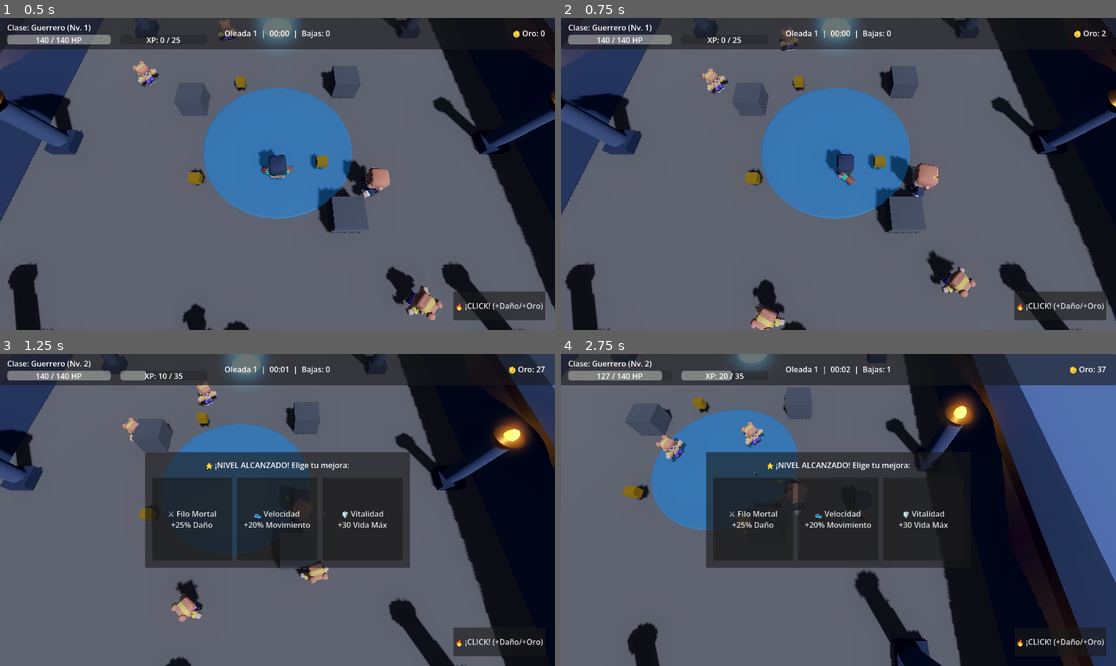
Above: before the commit, frames 1-4 (two rows, left to right).
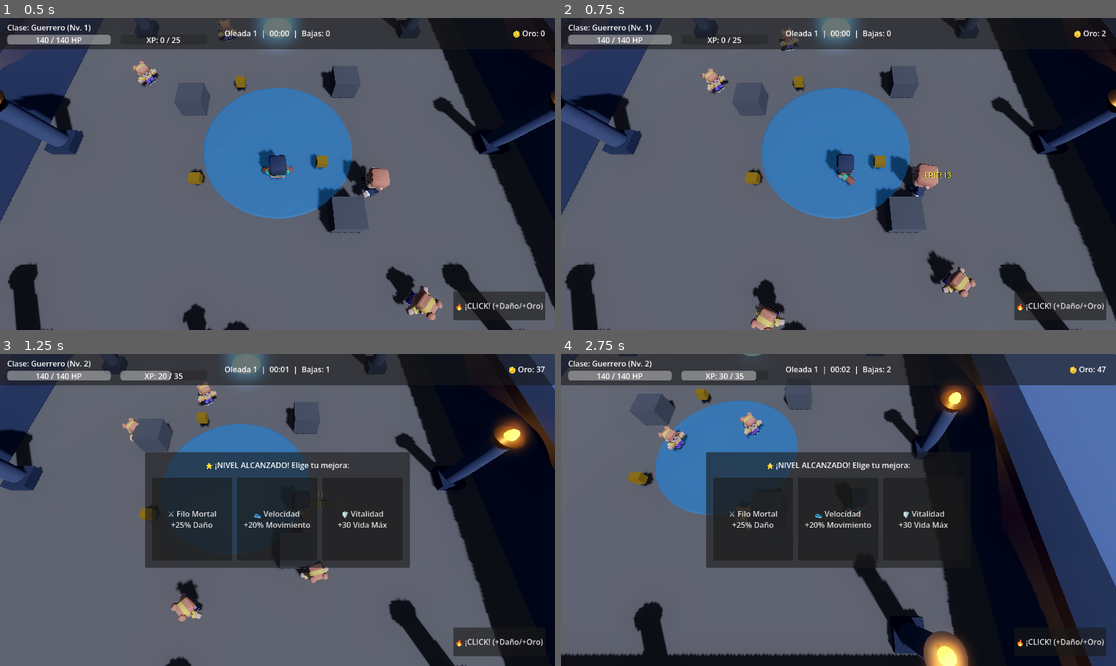
Above: after the commit, the same moments.

Repository: Project-Duplaa/Click-the-button-3D
Game: Godot game, scene res://main.tscn
The game is run twice, just before and just after one commit, with the same random seed, the same clock (stepped at 60 frames per second) and the same inputs.
Inputs (mouse positions are in pixels of both pictures, inside the frame that each line leads up to):
- Up to frame 1 (0.5 s): no input
- Up to frame 2 (0.75 s): move the mouse to (960, 158) at 0.52 s; hold D (move_right) from 0.53 s (still down); hold Shift (correr) from 0.53 s (still down); click (960, 158) at 0.67 s
- Up to frame 3 (1.25 s): keep holding D (move_right); keep holding Shift (correr)
- Up to frame 4 (2.75 s): move the mouse to (727, 525) at 1.27 s; release D (move_right) at 1.28 s; release Shift (correr) at 1.28 s; hold S (move_down) 1.28-2.03 s; tap Shift (correr) at 1.35 s; move the mouse to (894, 441) at 2.02 s; hold D (move_right) from 2.03 s (still down); hold Shift (correr) from 2.03 s (still down)

Frame 1 is identical in both runs. In frame 2, less than 0.1% of the frame differs, in the area x 65-71%, y 49-52%; in frame 3, 0.2%; in frame 4, 11%, in the area x 0-100%, y 0-100%.
Error before the commit: Parse Error: Cannot find member "TRANS_OUT" in base "Tween". (res://damage_number_3d.gd:33)

Commit message:
Correccion de Tween.TRANS_CUBIC en damage_number_3d para evitar cierre al iniciar

Diff:
--- a/damage_number_3d.gd
+++ b/damage_number_3d.gd
@@ -30,7 +30,7 @@
 	var offset_x = randf_range(-0.4, 0.4)
 	var offset_z = randf_range(-0.4, 0.4)
 
-	tw.tween_property(self, "position:y", final_y, 0.75).set_trans(Tween.TRANS_OUT).set_ease(Tween.EASE_OUT)
+	tw.tween_property(self, "position:y", final_y, 0.75).set_trans(Tween.TRANS_CUBIC).set_ease(Tween.EASE_OUT)
 	tw.tween_property(self, "position:x", position.x + offset_x, 0.75).set_trans(Tween.TRANS_QUAD).set_ease(Tween.EASE_OUT)
 	tw.tween_property(self, "position:z", position.z + offset_z, 0.75).set_trans(Tween.TRANS_QUAD).set_ease(Tween.EASE_OUT)
 	tw.tween_property(self, "scale", Vector3(1.15, 1.15, 1.15), 0.15).set_trans(Tween.TRANS_BACK).set_ease(Tween.EASE_OUT)
